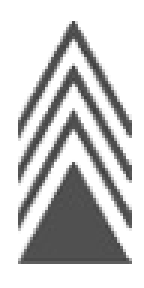
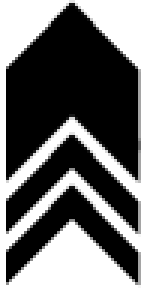
The second 144px x 288px image is a revision of the first. Changes to its layers:
added layer "Group 3" above "Layer 2" over [6, 0, 141, 288]
hid "Layer 2" over [18, 21, 132, 264]
